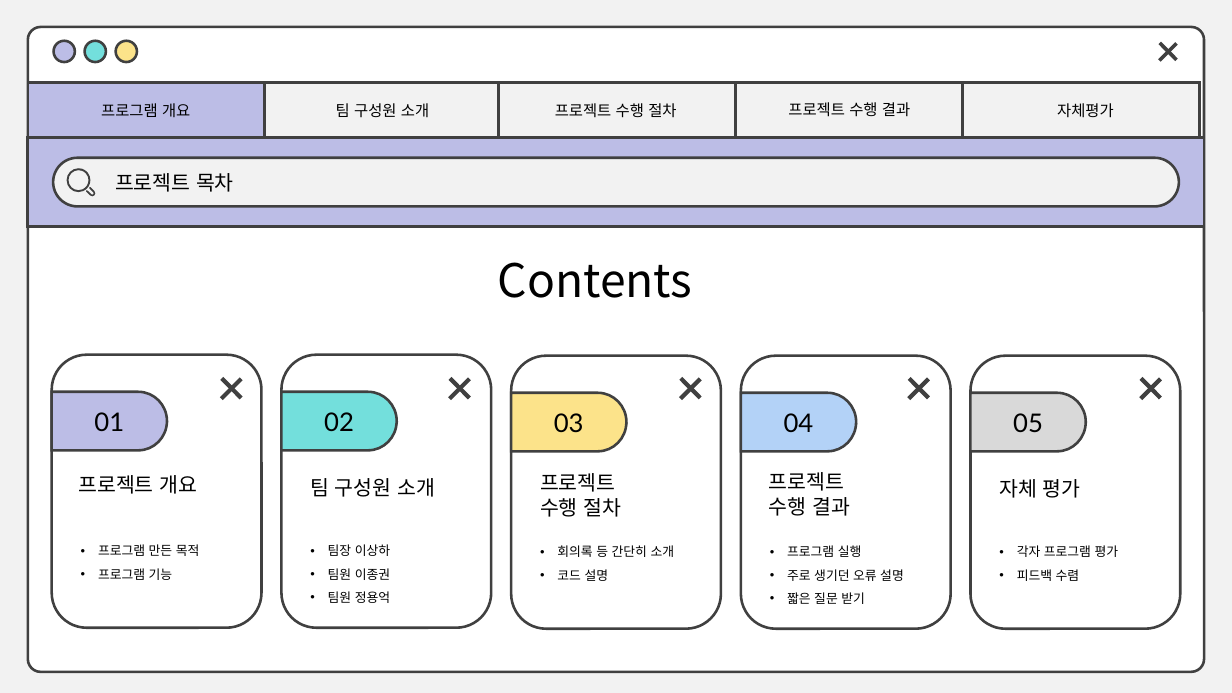
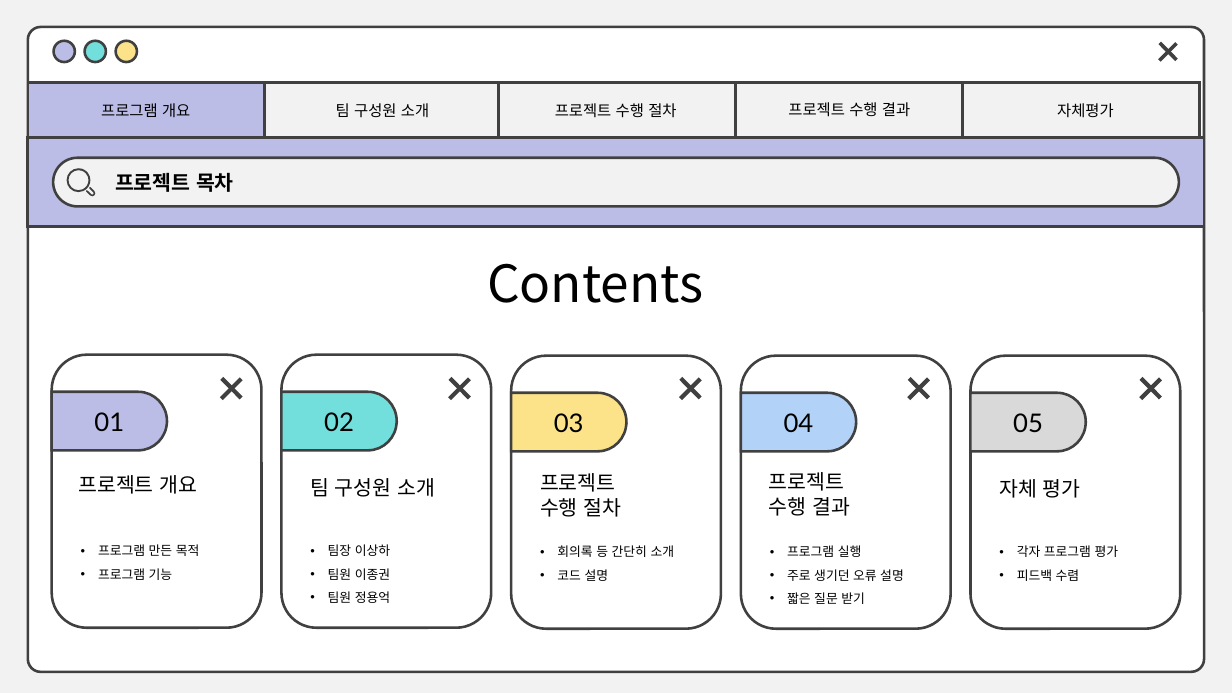
Before and after one commit to SangHa000/TEAMPROJECT1, a slide deck: slide 2 of 오피스 2016 발표용.pptx. Drawn at 1232x693 pixels with LibreOffice and Linux fonts; fonts in the diff are those of the drawing. Boxes give left, top, right and bottom in pixels: in the first picture for what was removed or moved away, otherwise in the second. Text is boxed around its words. In the diff, an @@ line names an element or a change of style, - is before the commit and + after.

```diff
--- a/오피스 2016 발표용.pptx
+++ b/오피스 2016 발표용.pptx
@@ text "프로젝트 목차" at box(115, 172, 234, 192): bold on @@
@@ text "Contents" at box(487, 263, 703, 303): size 36 to 40 pt @@
```
Also in this commit, not shown: 15 other slides changed, 1 slide removed.
